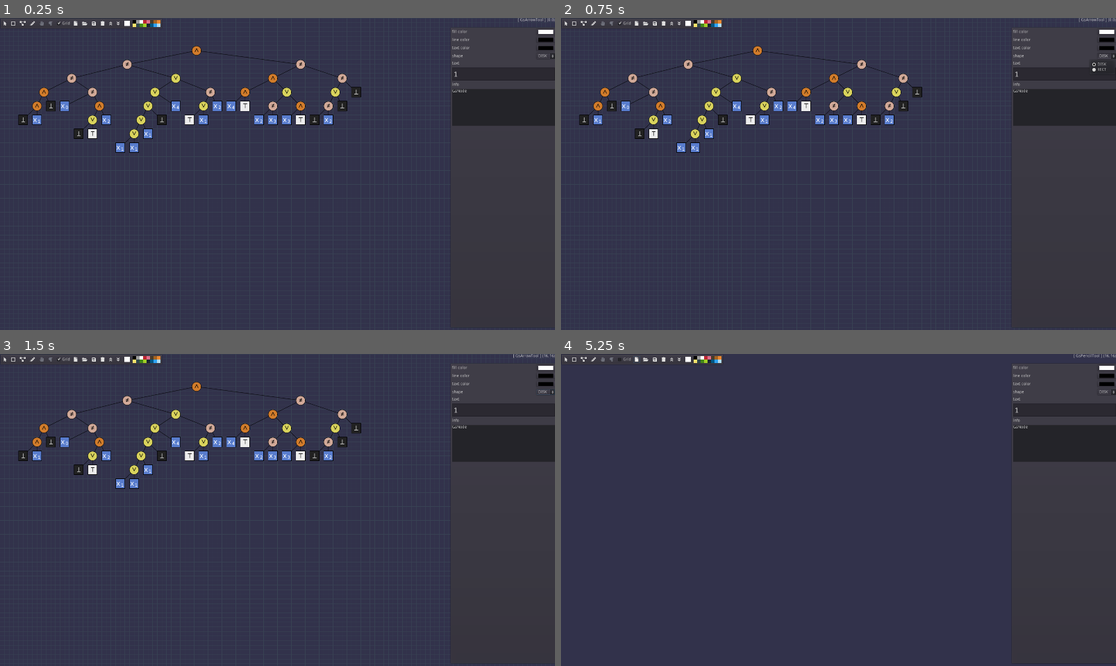
Above: before the commit, frames 1-4 (two rows, left to right).
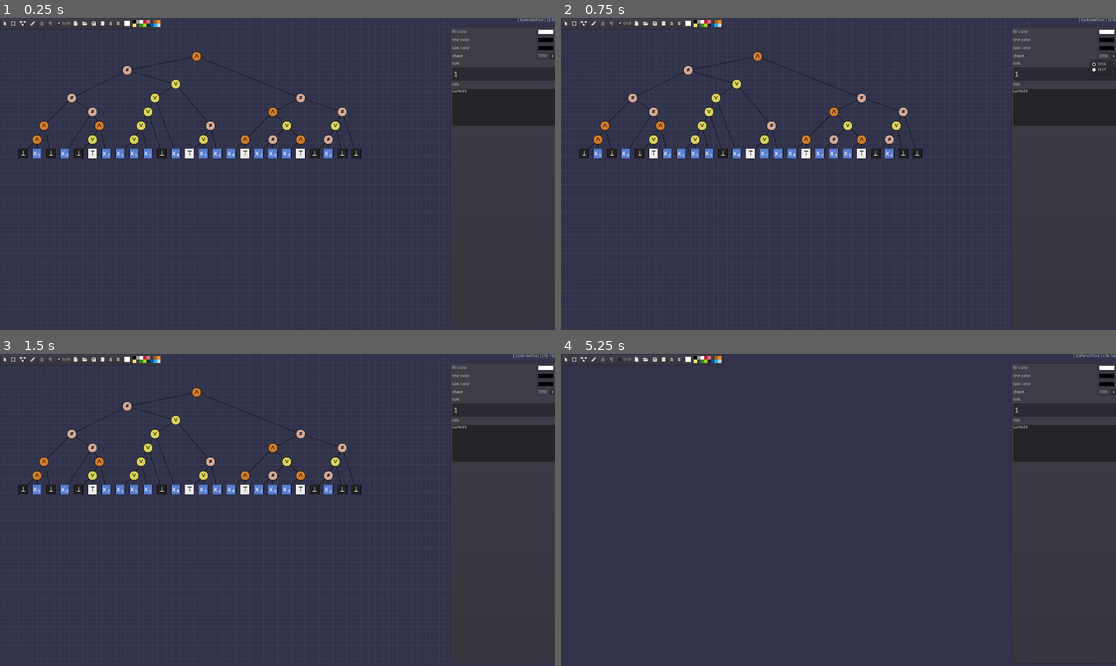
Above: after the commit, the same moments.

Repository: tangentstorm/fnarbmlyx
Game: Godot game, scene res://gslib/GsApp.tscn
Same seed, same stepped clock (60 frames per second), same inputs: the game is played once before the commit and once after it.
Inputs:
- Up to frame 1 (0.25 s): no input
- Up to frame 2 (0.75 s): click "DISK" at 0.5 s
- Up to frame 3 (1.5 s): click "" at 1.25 s
- Up to frame 4 (5.25 s): click "" at 2 s; click "" at 2.75 s; click "" at 3.5 s; click "Grid" at 4.25 s; click "" at 5 s

The runs differ from the first frame. In frame 1, 4.9% of the frame differs, in the area x 3-66%, y 8-45%; in frame 2, 4.9%; in frame 3, 4.9%; in frame 4, nothing differs.

Commit message:
gs-rnd-ast: align leaves to the bottom

Diff:
--- a/gslib/scripts/gs-rnd-ast.gd
+++ b/gslib/scripts/gs-rnd-ast.gd
@@ -25,13 +25,19 @@
 	rng.seed = 322
 	call_deferred('play')
 
+var tree : TreeNode
+
 func play():
 	var trace = []
-	var tree = sprout(trace, Vector2.ZERO, 32)
+	self.tree = sprout(trace, Vector2.ZERO, 32)
 	var co = animate(trace, tree)
 	while co is GDScriptFunctionState:
 		if animated: yield($Timer, "timeout")
 		co = co.resume()
+	call_deferred('to_bottom')
+
+func to_bottom():
+	tree.to_bottom()
 
 class TreeNode:
 	var xy    : Vector2 = Vector2.ZERO
@@ -40,6 +46,8 @@
 	var split : Array # the budgets passed to the children
 	var count : int = 1
 	var links : Array
+	var view  : GsNode
+	var height: int = 0
 
 	func _init(xy0, value0, split0=[], links0=[]):
 		self.xy = xy0
@@ -56,6 +64,15 @@
 
 	func lo(): return links[0]
 	func hi(): return links[1]
+
+	func to_bottom():
+		height = 0
+		for c in links:
+			c.to_bottom()
+			height = max(height, c.height)
+		height += 1
+		if self.view:
+			self.view.rect_position.y = 500 - (height * 48)
 
 func sprout(trace, xy, budget):
 	var res
@@ -86,13 +103,13 @@
 	var stack = []; var gsn; var lo; var hi; var xy
 	for step in trace:
 		yield()
-		print(step)
 		var s = step[1]
 		match step[0]:
 			'BUILD':
 				if gsn == null:
 					xy = s['xy'] * CELLSIZE
 					gsn = add_node(xy, str(s['b']))
+					tree.view = gsn
 			'LEAF':
 				set_theme(gsn, s['v'])
 				gsn.modulate = Color.white
@@ -100,6 +117,7 @@
 				var split = s['split']
 				lo = add_node(xy + CELLSIZE * Vector2.DOWN, str(split[0]))
 				hi = add_node(xy + CELLSIZE * Vector2.RIGHT, str(split[1]))
+				tree.lo().view = lo; tree.hi().view = hi
 				add_edge(gsn, lo); add_edge(gsn, hi)
 				set_theme(gsn, s['v'])
 				gsn.modulate = DIM_NODE; hi.modulate = DIM_NODE
